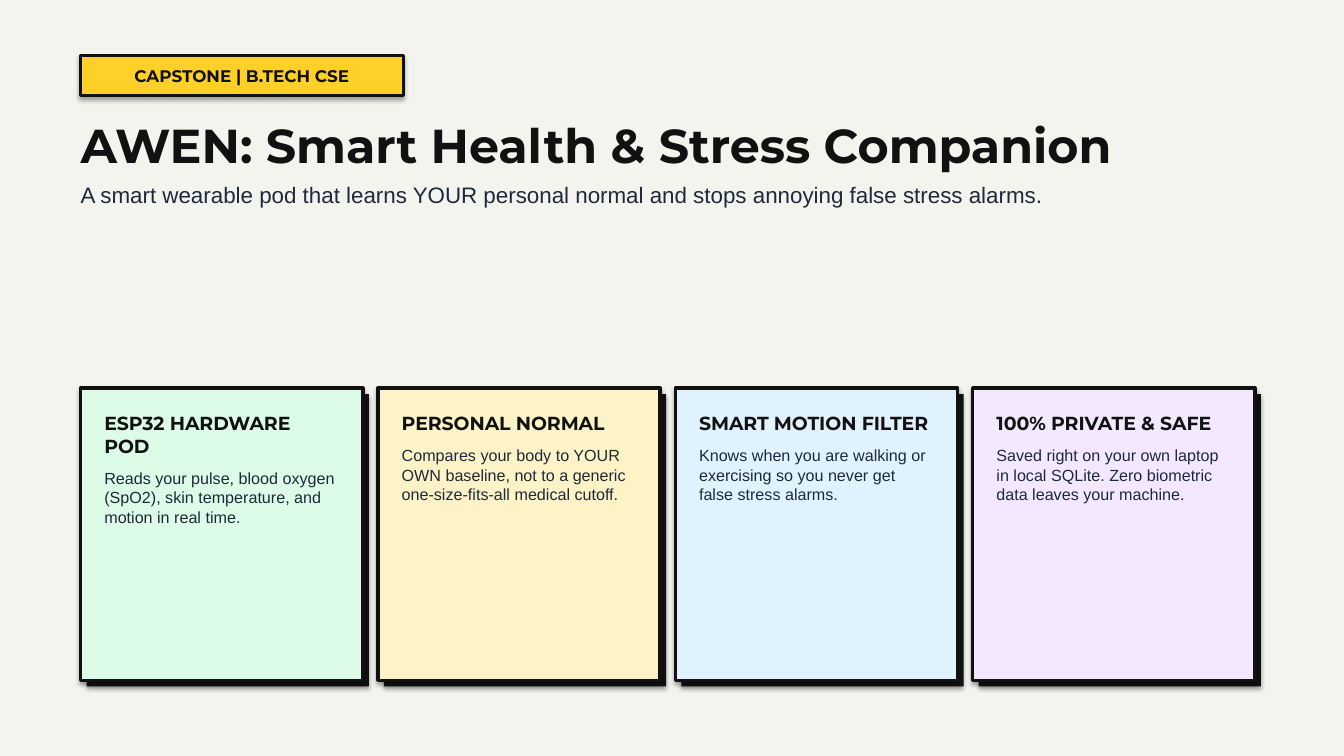
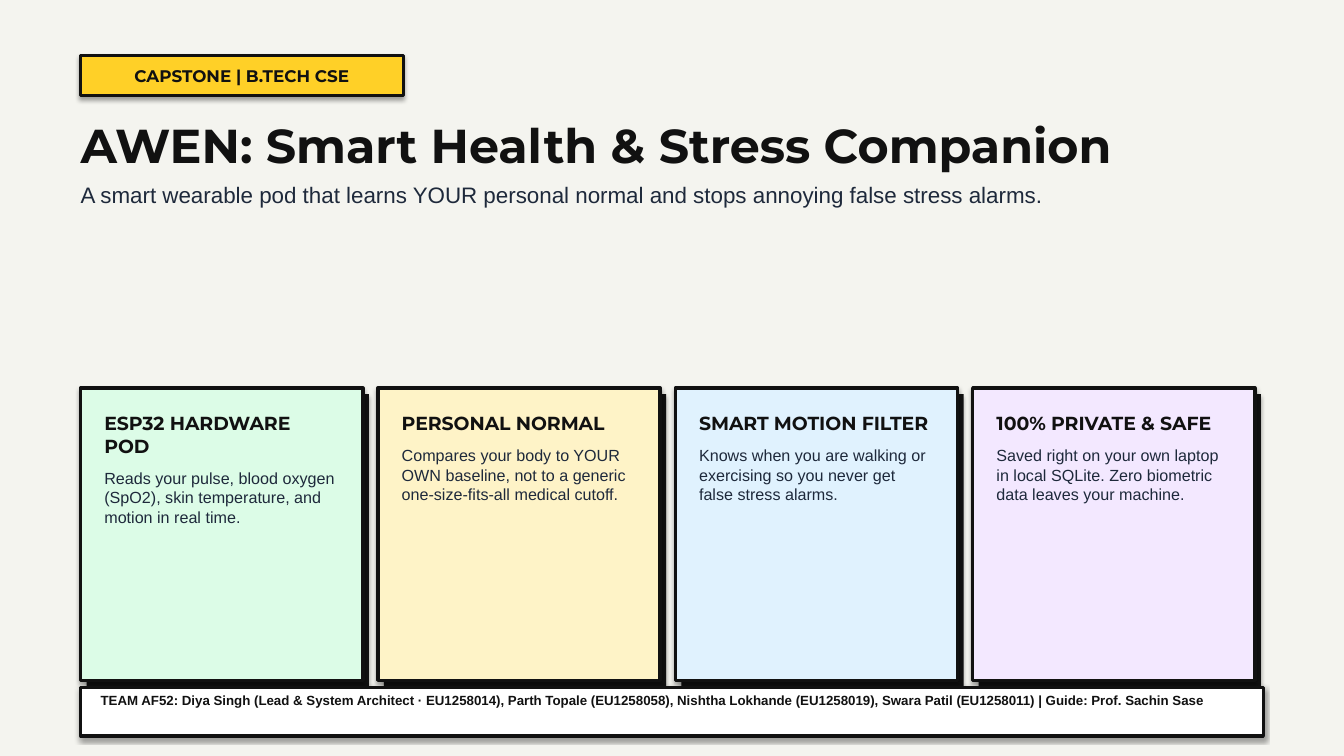
Before and after one commit to diya-1720/CaPsToNe, a slide deck: slide 1 of AWEN_Final_Presentation_AF52.pptx. Drawn at 1344x756 pixels with LibreOffice and Linux fonts; fonts in the diff are those of the drawing. Boxes give left, top, right and bottom in pixels: in the first picture for what was removed or moved away, otherwise in the second. Text is boxed around its words. In the diff, an @@ line names an element or a change of style, - is before the commit and + after.

```diff
--- a/AWEN_Final_Presentation_AF52.pptx
+++ b/AWEN_Final_Presentation_AF52.pptx
@@ rectangle added at (x1=81, y1=688, x2=1263, y2=736), fill #FFFFFF, outline #111111 2.5 pt @@
@@ text added at (x1=101, y1=695, x2=1203, y2=708), 9.5 pt, text #111111, bold @@
+TEAM AF52: Diya Singh (Lead & System Architect · EU1258014), Parth Topale (EU1258058), Nishtha Lokhande (EU1258019), Swara Patil (EU1258011) | Guide: Prof. Sachin Sase
```
Also in this commit, not shown: 4 other files.
